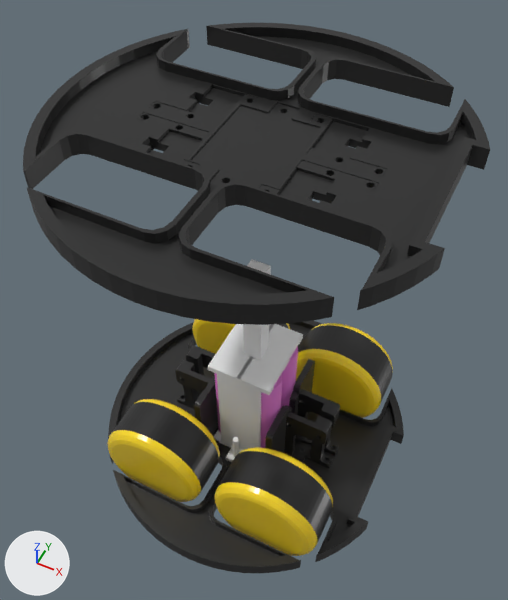
A saved change to the Blender file Robo.blend.
Both versions are drawn from a 50 mm camera at (0.102, -0.207, 0.378) aimed at (-0.005, 0.007, 0.11). The lights are fixed; the arrows at lower left show +X, +Y and +Z. The older version comes first.

In view in the first picture: '18650-2-batteries', 'Base', 'Base.001', 'Cilindro', 'Cubo.003', 'Parafuso', 'Roda', 'Suporte Motor 2' and 2 more.
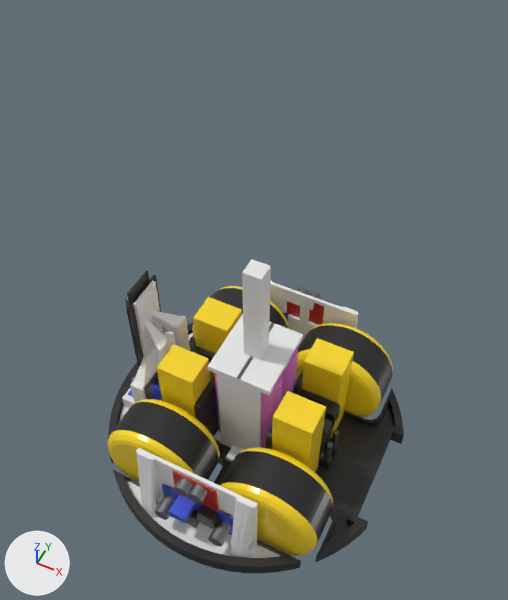
Commit message: Modulos de energia e Esp com upload de codigo via wifi

Not visible in the pictures: 'Parafuso-espaçoso'.

Diff of the bpy script that builds the scene:
```diff
--- a/Robo.blend.py
+++ b/Robo.blend.py
@@ ob_motor @@
 _m = ob_motor.modifiers.new('Espelhar', 'MIRROR')
 _m.mirror_object = ob_base
-ob_motor.hide_set(True)
@@ ob_base @@
 _m = ob_base.modifiers.new('Booliana.010', 'BOOLEAN')
 _m.object = ob_suporte_motor_2
+ob_base.hide_set(True)
@@ ob_base_001 @@
 ob_base_001 = bpy.data.objects.new('Base.001', me_círculo_004)
-ob_base_001.location = (0.0, 0.0, 0.2073)
+ob_base_001.location = (0.0, 0.0, 0.0)
@@ ob_parafuso @@
 _m = ob_parafuso.modifiers.new('Espelhar', 'MIRROR')
 _m.mirror_object = ob_18650_2_batteries
+ob_parafuso.hide_set(True)
@@ ob_parafuso_002 @@
 _m = ob_parafuso_002.modifiers.new('Espelhar', 'MIRROR')
 _m.mirror_object = ob_base
-ob_parafuso_002.hide_set(True)
@@ ob_ponte_h @@
+ob_ponte_h = bpy.data.objects.new('ponte H', me_plano_007)  # a box spanning x -0.005..0.005, y -0.005..0.005, z 0.0..0.001, material slot 0; a 32-sided cylinder along z spanning x 0.00017..0.00337, y 0.00117..0.00498, z 0.00102..0.00702, material slot 2; a 32-sided cylinder along z spanning x -0.0031..0.0001, y 0.00121..0.00502, z 0.00102..0.00702, material slot 2; a box spanning x -0.00023..0.00137, y -0.00437..0.00039, z 0.00106..0.00206, material slot 1; in mat_vermelho (red #ce2c31), mat_materiais_002 (black #242424), mat_prata (grey #858585); modifiers MIRROR
+ob_ponte_h.location = (0.0, 0.0695, 0.042)
+ob_ponte_h.rotation_euler = (1.571, 0.0, 3.142)  # degrees (90, 0, 180)
+ob_ponte_h.scale = (2.5, 2.1, 1.0)
@@ ob_stepdown_002 @@
+ob_stepdown_002 = bpy.data.objects.new('stepDown.002', me_plano_005)  # 160 vertices, 92 faces; spans x -0.0109..0.0101, y -0.021..0.021, z -0.0059..0.0062; in mat_azul (blue #4a60e7), mat_prata (grey #858585), mat_materiais_002 (black #242424); modifiers MIRROR
+ob_stepdown_002.location = (0.0002, 0.0754, 0.0207)
+ob_stepdown_002.rotation_euler = (-1.571, 4.712, 0.0)  # degrees (-90, 270, 0)
+ob_stepdown_002.scale = (1.0, 1.02, 1.0)
@@ ob_stepdown_001 @@
+ob_stepdown_001 = bpy.data.objects.new('stepDown.001', me_plano_005.copy())
+ob_stepdown_001.location = (-0.0664, 0.0, 0.0207)
+ob_stepdown_001.scale = (1.0, 1.02, 1.0)
@@ ob_esp32 @@
+ob_esp32 = bpy.data.objects.new('esp32', me_plano_011)  # 44 vertices, 34 faces; spans x -0.0055..0.0, y -0.0115..0.0115, z -0.0285..0.0355; in mat_materiais_002 (black #242424), mat_prata (grey #858585)
+ob_esp32.location = (-0.0701, 0.0, 0.0627)
+ob_esp32.scale = (1.0, 1.22, 1.0)
@@ ob_parafuso_espaçoso @@
+ob_parafuso_espaçoso = bpy.data.objects.new('Parafuso-espaçoso', me_tt_motor_mount_hall_sensor_007)  # 188 vertices, 98 faces; spans x -0.0017..0.016, y -0.0016..0.0275, z -0.015..0.015; in mat_prata (grey #858585)
+ob_parafuso_espaçoso.location = (-0.0752, -0.015, 0.0091)
+ob_parafuso_espaçoso.scale = (1.16, 1.16, 1.0)
@@ ob_plano_001 @@
+ob_plano_001 = bpy.data.objects.new('Plano.001', me_plano_006)  # 270 vertices, 235 faces; spans x -0.0137..0.0128, y -0.0253..0.0253, z -0.0172..0.0683; in mat_materiais (white #e7e7e7); modifiers BOOLEAN
+ob_plano_001.location = (-0.0655, 0.0, 0.0231)
@@ ob_base_004 @@
+ob_base_004 = bpy.data.objects.new('Base.004', me_círculo_005)  # 292 vertices, 163 faces; spans x -0.0509..0.051, y -0.012..0.0085, z -0.0147..0.0352; in mat_materiais (white #e7e7e7)
+ob_base_004.location = (-0.0001, -0.0723, 0.0202)
@@ ob_base_002 @@
+ob_base_002 = bpy.data.objects.new('Base.002', me_círculo_003)  # 292 vertices, 163 faces; spans x -0.0509..0.051, y -0.0085..0.012, z -0.0147..0.0352; in mat_materiais (white #e7e7e7)
+ob_base_002.location = (-0.0001, 0.0723, 0.0202)
@@ ob_suporte_esp @@
+ob_suporte_esp = bpy.data.objects.new('Suporte esp', me_círculo_002)  # 314 vertices, 181 faces; spans x -0.0287..0.0096, y -0.0499..0.0499, z -0.001..0.0055; in mat_materiais (white #e7e7e7); modifiers BOOLEAN, BOOLEAN
+ob_suporte_esp.location = (-0.0551, 0.0, 0.0067)
```

Where the change shows, as pixel boxes [x1, y1, x2, y2] in the pictures (508 x 600 px):
'Base.001', moved: before [23, 23, 490, 325]; after [108, 322, 404, 573]
'Base', hidden (black): before [108, 320, 404, 573]
'Motor', shown (yellow): after [157, 297, 354, 472]
'Base.004', added: after [125, 448, 281, 558]
'Plano.001', added: after [122, 280, 190, 408]
'stepDown.002', added: after [155, 308, 300, 547]
'Base.002', added: after [270, 280, 358, 347]
'ponte H', added: after [172, 287, 324, 511]
'esp32', added: after [125, 270, 164, 369]
'stepDown.001', added: after [128, 371, 162, 400]
'Parafuso.002', shown: after [325, 430, 339, 462]
'Parafuso', hidden (mostly hidden): before [233, 437, 239, 457]
'Suporte esp', shown, added (mostly hidden): after [119, 333, 193, 422]
'Cubo.003', unchanged, uncovered by the edit: before [243, 259, 271, 360]; after [242, 259, 271, 360]
